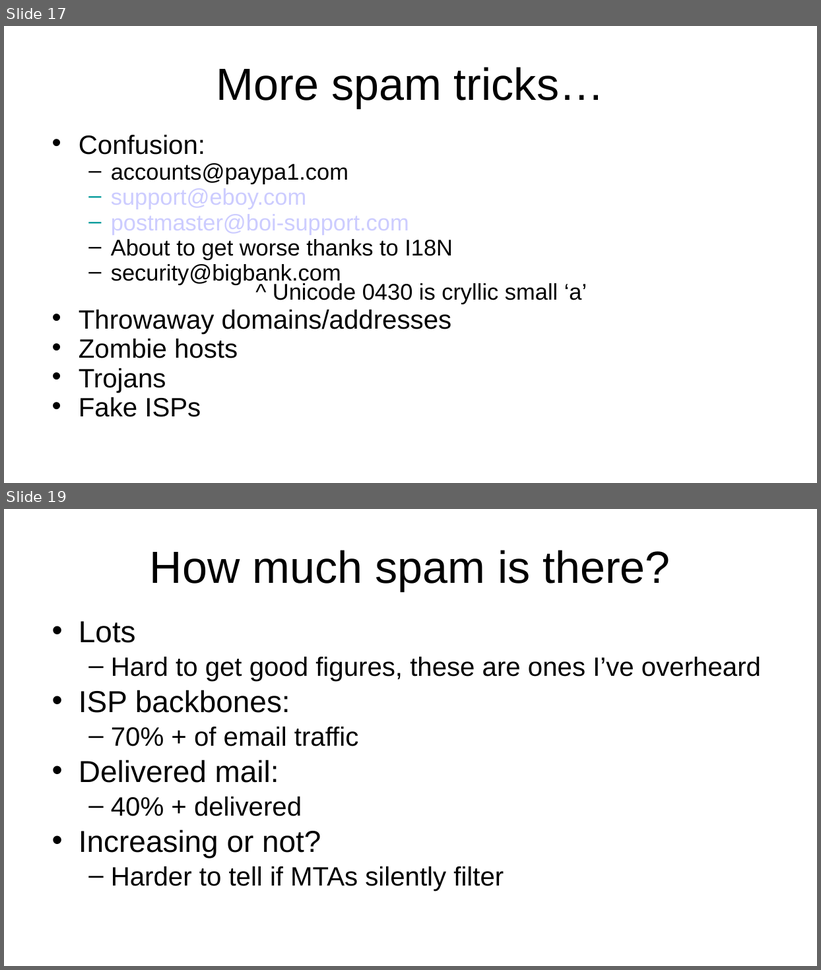
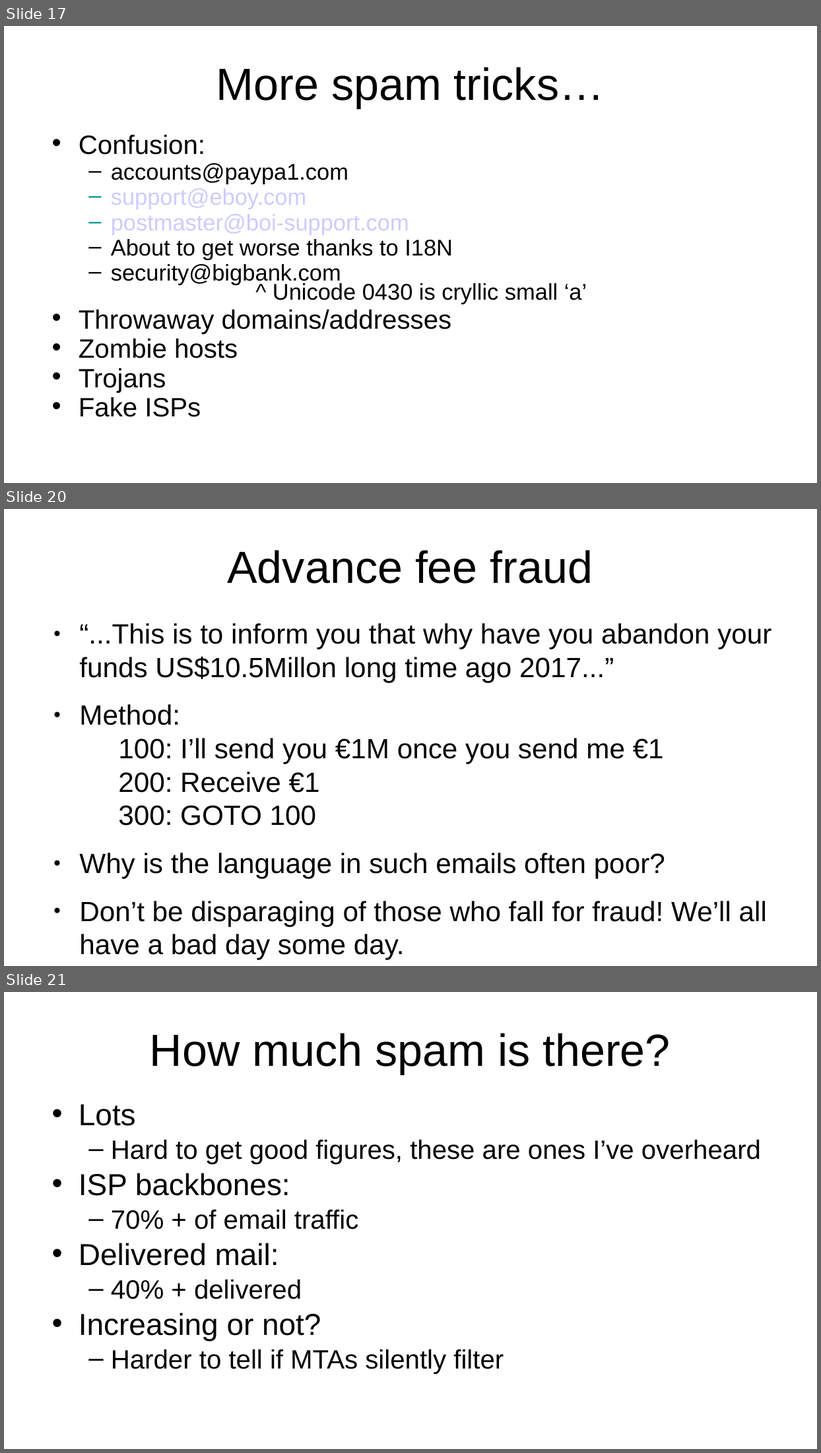
Before and after one commit to sftcd/witidtm, a slide deck: lectures/2020-2021/800-mail.odp. Shown one above the other, each under a label of ours: slides 17 and 19 before the commit, slides 17, 20 and 21 after it; the slides between them are not shown. The pictures are 821x970 and 821x1453 pixels, drawn with LibreOffice and Linux fonts; fonts in the diff are those of the drawing. Boxes give left, top, right and bottom in pixels: in the first picture for what was removed or moved away, otherwise in the second. Text is boxed around its words. In the diff, an @@ line names an element or a change of style, - is before the commit and + after.

```diff
--- a/lectures/2020-2021/800-mail.odp
+++ b/lectures/2020-2021/800-mail.odp
@@ slide 20 added at (4,509,817,966), background #FFFFFF @@
@@ title added at (228,550,593,584), 44 pt, text #000000 @@
+Advance fee fraud
@@ text added at (79,623,772,960), 27.2 pt, text #000000 @@
+● “...This is to inform you that why have you abandon your funds US$10.5Millon long time ago 2017...”
+● Method:
+  100: I’ll send you €1M once you send me €1
+  200: Receive €1
+  300: GOTO 100
+● Why is the language in such emails often poor?
+● Don’t be disparaging of those who fall for fraud! We’ll all have a bad day some day.
@@ what was slide 19 is now slide 21 @@
```
Also in this commit, not shown: 1 slide changed, 2 other slides added, 1 other file.
